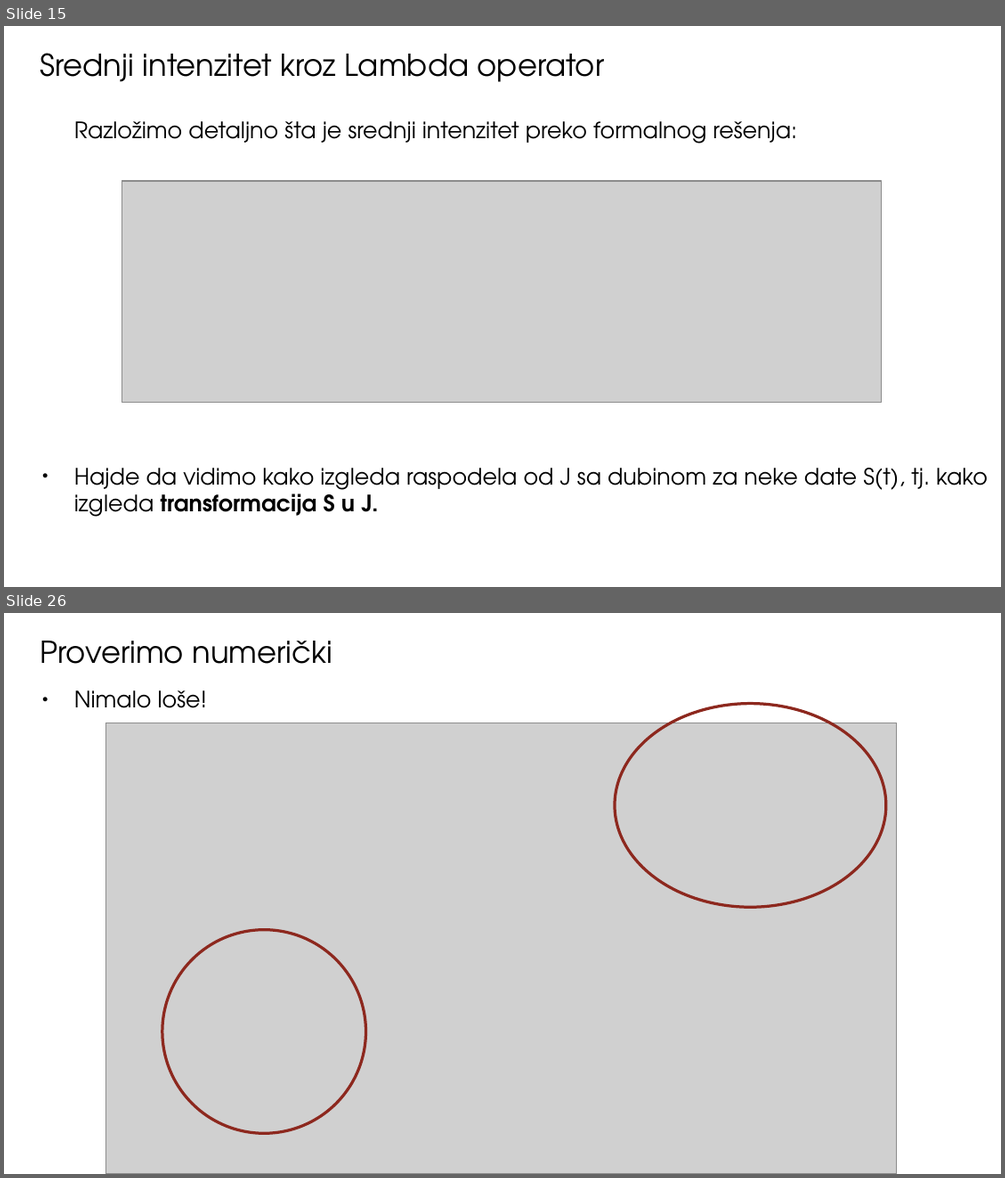
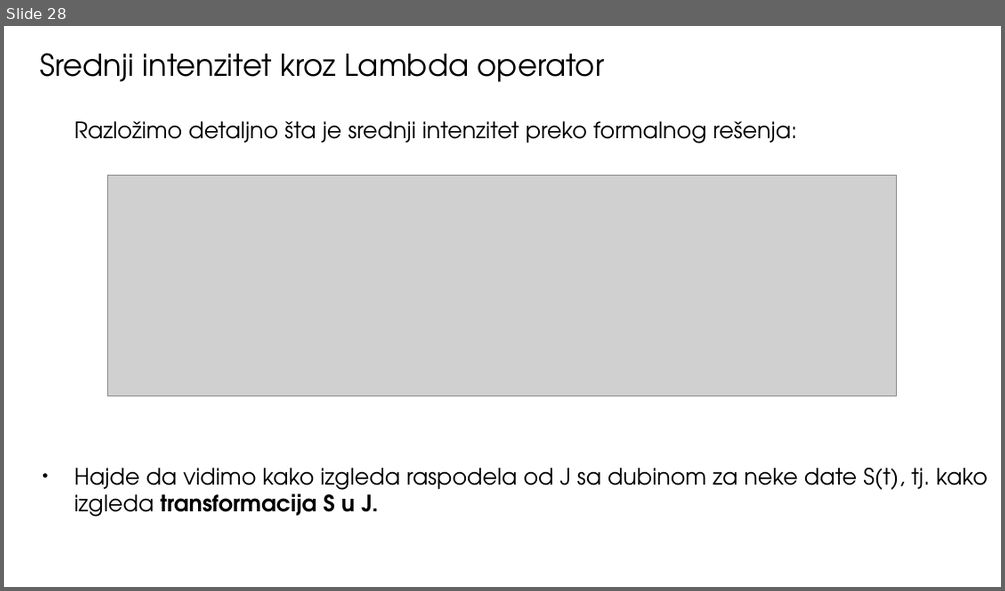
Before and after one commit to ivanzmilic/TZS_matf, a slide deck: Predavanja/Predavanje_06_Atmosfere_u_RZ.odp. Shown one above the other, each under a label of ours: slides 15 and 26 before the commit, slide 28 after it; the slides between them are not shown. The pictures are 1005x1178 and 1005x591 pixels, drawn with LibreOffice and Linux fonts; fonts in the diff are those of the drawing; grey boxes stand for pictures. Boxes give left, top, right and bottom in pixels: in the first picture for what was removed or moved away, otherwise in the second. Text is boxed around its words. In the diff, an @@ line names an element or a change of style, - is before the commit and + after.

```diff
--- a/Predavanja/Predavanje_06_Atmosfere_u_RZ.odp
+++ b/Predavanja/Predavanje_06_Atmosfere_u_RZ.odp
@@ slide 26 removed at bbox=[4, 613, 1001, 1174], background #FFFFFF @@
@@ title removed at bbox=[40, 641, 332, 664] @@
-Proverimo numerički
@@ text removed at bbox=[74, 690, 208, 708] @@
-● Nimalo loše!
@@ ellipse removed at bbox=[615, 704, 886, 907] @@
@@ picture removed at bbox=[106, 722, 897, 1174] @@
@@ ellipse removed at bbox=[162, 930, 366, 1133] @@
@@ what was slide 15 is now slide 28 @@
@@ slide 28 changed as well @@
@@ picture: place and size @@
-picture at bbox=[121, 181, 882, 402]
+picture at bbox=[108, 175, 897, 396]
```
Also in this commit, not shown: 3 other slides changed, 20 slides added, 22 other slides removed, 21 other files.
